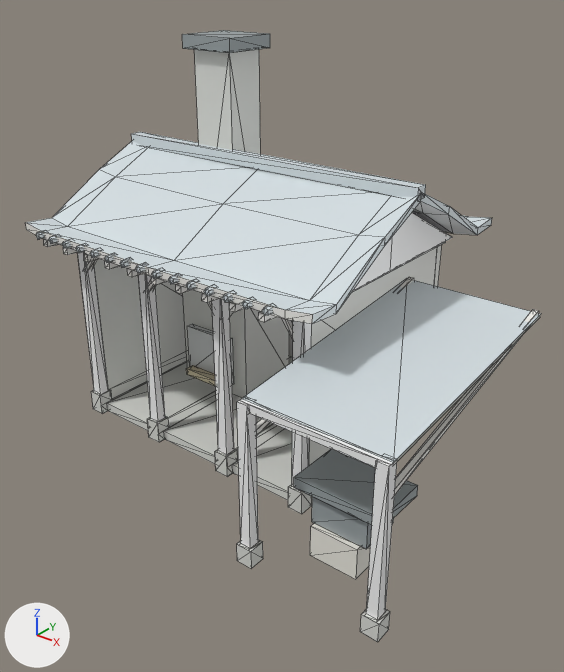
The glTF model xia-ai-town/assets/hd2d/buildings/smith.glb as it was, and as the next commit left it.
One viewpoint serves both versions: a 50 mm lens placed at (10.38, -13.28, 11.08), pointed at (0.14, -0.48, 3.14). Arrows for +X, +Y and +Z are at lower left; the lights stay in place. The older version comes first. Mesh edges are drawn as thin lines. Vertices at exactly the same position are counted once.

Before the edit, the objects in view are built like this:
```python
me_xia_p3_smith_structure = bpy.data.meshes.new('XIA_P3_smith_structure')
me_xia_p3_smith_structure.from_pydata(...)  # 1204 vertices, 1832 faces; spans x -5.81..5.31, y -4.19..4.56, z 0.0..9.44
me_xia_p3_smith_structure.materials.append(mat_xia_p3_wood_light)  # white #f1f0eb
me_xia_p3_smith_structure.materials.append(mat_xia_p3_stone)  # light grey #ddded8
me_xia_p3_smith_structure.materials.append(mat_xia_p3_wood_recess)  # light grey #d7dada
me_xia_p3_smith_structure.materials.append(mat_xia_p3_wood)  # white #f8f8f8
me_xia_p3_smith_structure.materials.append(mat_xia_p3_roof)  # light grey #d6dfe3
me_xia_p3_smith_structure.materials.append(mat_xia_p3_plaster)  # white #ffffff
me_xia_p3_smith_structure.materials.append(mat_xia_p3_bronze)  # beige #d3c7a8
me_xia_p3_smith_structure.materials.append(mat_xia_p3_iron)  # grey #99a2a4
me_xia_p3_smith_structure.materials.append(mat_xia_p3_bark)  # white #edebe2
ob_smith_structure = bpy.data.objects.new('smith_structure', me_xia_p3_smith_structure)
ob_smith_structure.location = (0.0, 0.0, 0.0)
```
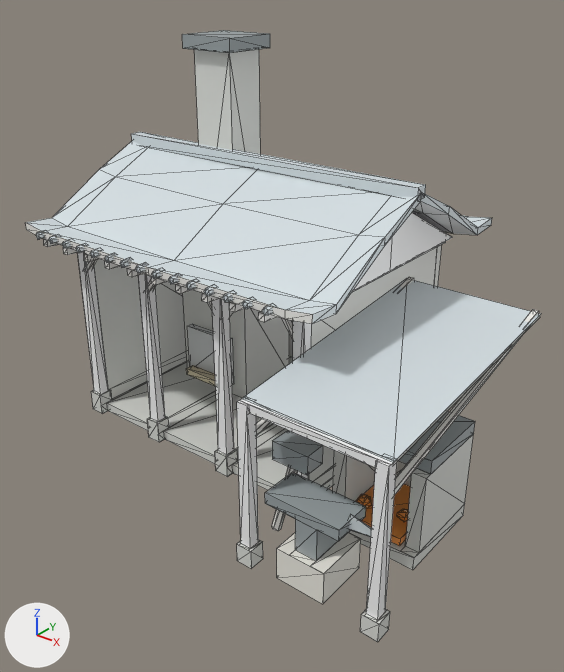
Boxes [x1, y1, x2, y2] around the edits, measured in the pictures (564 x 672 px; the box of a moved part takes in the faces that stretch with it):
```json
{"part": 1, "of": "me_xia_p3_smith_structure", "change": "added", "after": [272, 430, 323, 475]}
{"part": 2, "of": "me_xia_p3_smith_structure", "change": "added", "after": [356, 484, 410, 546], "on screen": "orange"}
{"part": 3, "of": "me_xia_p3_smith_structure", "change": "added", "after": [333, 411, 475, 570]}
{"part": 4, "of": "me_xia_p3_smith_structure", "change": "added", "after": [265, 473, 366, 604]}
{"part": 5, "of": "me_xia_p3_smith_structure", "change": "added", "after": [357, 494, 371, 506]}
{"part": 6, "of": "me_xia_p3_smith_structure", "change": "added", "after": [397, 509, 408, 522]}
{"part": 7, "of": "me_xia_p3_smith_structure", "change": "moved or reshaped", "before": [294, 449, 418, 579], "after": [272, 467, 372, 537]}
```

The change, as JSON lines over the scene's bpy script:
```json
{"op": "add", "block": "mat_xia_p3_ember", "code": ["mat_xia_p3_ember = principled_material('XIA_P3_ember')", "mat_xia_p3_ember.base_color = (0.95, 0.33, 0.06)  # orange #f99b45", "mat_xia_p3_ember.roughness = 0.4"]}
{"block": "me_xia_p3_smith_structure", "where": "# used by ob_smith_structure; location = (0.0, 0.0, 0.0)"}
{"op": "remove", "block": "me_xia_p3_smith_structure", "code": "me_xia_p3_smith_structure.from_pydata(...)  # 1204 vertices, 1832 faces; spans x -5.81..5.31, y -4.19..4.56, z 0.0..9.44"}
{"op": "add", "block": "me_xia_p3_smith_structure", "code": "me_xia_p3_smith_structure.from_pydata(...)  # 1328 vertices, 2038 faces; spans x -5.81..5.31, y -4.19..4.56, z 0.0..9.44"}
{"block": "me_xia_p3_smith_structure", "change": "me_xia_p3_smith_structure part 1: a new loose piece, a box spanning x 2.06..2.94, y -3.19..-2.69, z 2.0..2.44, in mat_xia_p3_iron (grey #99a2a4)"}
{"block": "me_xia_p3_smith_structure", "change": "me_xia_p3_smith_structure part 2: a new loose piece, a box spanning x 3.12..4.5, y -2.12..-0.5, z 0.38..0.56, in mat_xia_p3_ember (orange #f99b45)"}
{"block": "me_xia_p3_smith_structure", "change": "me_xia_p3_smith_structure part 3: a new loose piece of 32 vertices spanning x 2.75..4.88, y -2.19..0.0, z 0.0..2.44"}
{"block": "me_xia_p3_smith_structure", "change": "me_xia_p3_smith_structure part 4: a new loose piece of 28 vertices spanning x 2.44..4.19, y -4.06..-2.81, z 0.0..1.75"}
{"block": "me_xia_p3_smith_structure", "change": "me_xia_p3_smith_structure part 5: a new loose piece of 20 vertices spanning x 3.15..3.5, y -1.77..-1.48, z 0.51..0.75, in mat_xia_p3_ember (orange #f99b45)"}
{"block": "me_xia_p3_smith_structure", "change": "me_xia_p3_smith_structure part 6: a new loose piece of 20 vertices spanning x 4.1..4.43, y -1.66..-1.34, z 0.51..0.75, in mat_xia_p3_ember (orange #f99b45)"}
{"block": "me_xia_p3_smith_structure", "change": "me_xia_p3_smith_structure part 7"}
{"block": "me_xia_p3_smith_structure", "change": "32 vertices are removed from x 2.56..4.62, y -3.12..-1.81, z 0.0..1.75"}
{"block": "me_xia_p3_smith_structure", "change": "44 faces are deleted"}
{"block": "me_xia_p3_smith_structure", "change": "20 vertices are added at x 1.97..5.0, y -3.62..-2.83, z 0.16..2.21"}
{"block": "me_xia_p3_smith_structure", "change": "20 new faces join them, mat_xia_p3_wood_light (white #f1f0eb)"}
{"block": "me_xia_p3_smith_structure", "change": "12 new faces join them, mat_xia_p3_iron (grey #99a2a4)"}
{"block": "me_xia_p3_smith_structure", "change": "other edits to the shape of me_xia_p3_smith_structure do not show in these pictures"}
{"op": "add", "block": "me_xia_p3_smith_structure", "code": "me_xia_p3_smith_structure.materials.append(mat_xia_p3_ember)  # orange #f99b45"}
```
